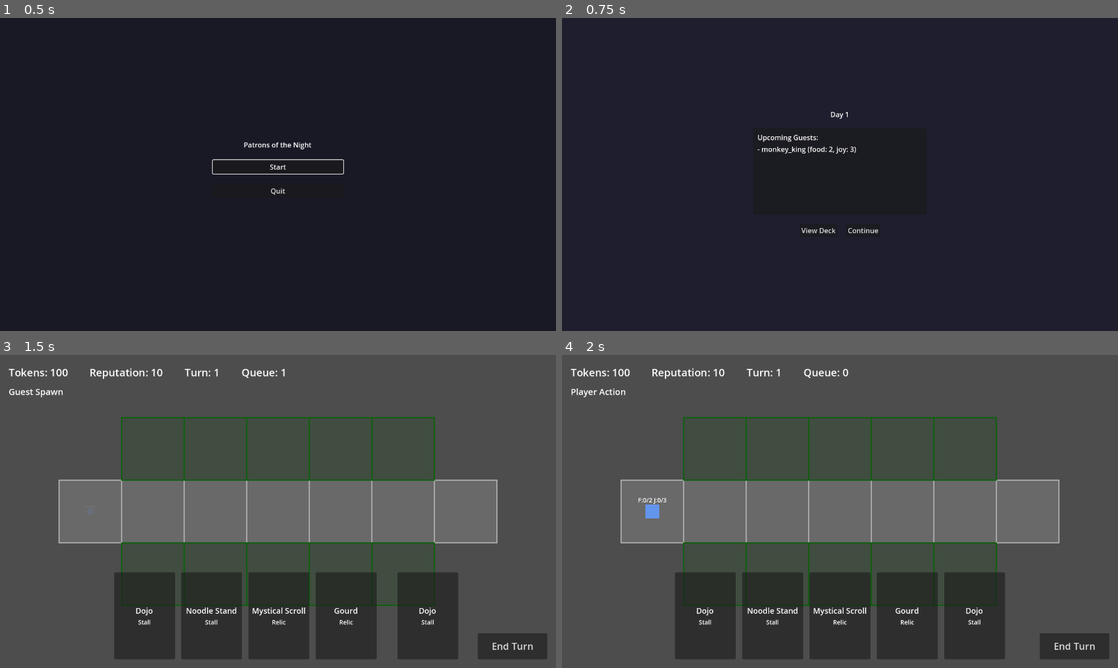
Above: before the commit, frames 1-4 (two rows, left to right).
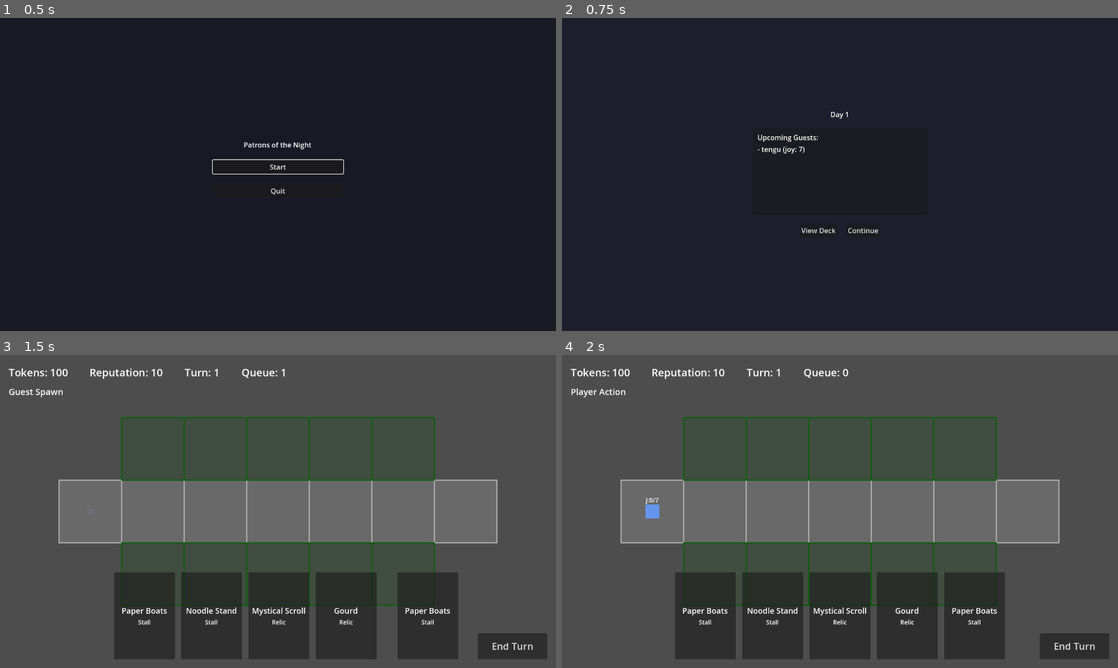
Above: after the commit, the same moments.

Repository: pernjie/tofu3
Game: Godot game, scene res://src/ui/screens/start/start_screen.tscn
Two runs of this game, one before a commit and one after it. Both use one fixed random seed, a clock stepped at 60 frames per second and the inputs below.
Inputs:
- Up to frame 1 (0.5 s): no input
- Up to frame 2 (0.75 s): click "Start" at 0.5 s
- Up to frame 3 (1.5 s): click "Continue" at 1.25 s
- Up to frame 4 (2 s): no input

Frame 1 is identical in both runs. In frame 2, 0.2% of the frame differs, in the area x 35-53%, y 41-44%; in frame 3, 0.2%; in frame 4, 0.2%, in the area x 13-79%, y 45-84%.

Commit message:
Add tengu boss

Diff:
--- a/data/guests/monkey_king.json
+++ b/data/guests/monkey_king.json
@@ -7,8 +7,8 @@
   "is_core_guest": true,
   "is_boss": true,
   "base_stats": {
-    "needs": { "food": 2, "joy": 3 },
-    "money": 6,
+    "needs": { "food": 3, "joy": 3 },
+    "money": 8,
     "movement_speed": 1
   },
   "skills": [
--- /dev/null
+++ b/data/guests/tengu.json
@@ -0,0 +1,19 @@
+{
+  "$schema": "./_schema.json",
+  "id": "tengu",
+  "display_name_key": "GUEST_TENGU_NAME",
+  "description_key": "GUEST_TENGU_DESC",
+  "rarity": "legendary",
+  "is_core_guest": true,
+  "is_boss": true,
+  "base_stats": {
+    "needs": { "joy": 7 },
+    "money": 7,
+    "movement_speed": 1
+  },
+  "skills": [
+    { "skill_id": "transform_need_on_fulfill", "parameters": { "trigger_need_type": "joy", "from_need_type": "joy", "to_need_type": "food" } },
+    { "skill_id": "transform_need_on_fulfill", "parameters": { "trigger_need_type": "food", "from_need_type": "food", "to_need_type": "joy" } }
+  ],
+  "tags": ["boss", "yokai"]
+}
--- a/data/heroes/night_vendor.json
+++ b/data/heroes/night_vendor.json
@@ -15,7 +15,7 @@
 
   "starting_deck": [
     { "card_id": "noodle_stand", "count": 2 },
-    { "card_id": "dojo", "count": 2 },
+    { "card_id": "paper_boats", "count": 2 },
     { "card_id": "gourd", "count": 1 },
     { "card_id": "mystical_scroll", "count": 1 }
   ],
--- a/data/levels/test_level.json
+++ b/data/levels/test_level.json
@@ -30,7 +30,7 @@
     {
       "id": "debug",
       "weight": 1000,
-      "guests": ["monkey_king"]
+      "guests": ["tengu"]
     },
     {
       "id": "hungry_rush",
--- /dev/null
+++ b/data/skills/transform_need_on_fulfill.json
@@ -0,0 +1,20 @@
+{
+  "$schema": "./_schema.json",
+  "id": "transform_need_on_fulfill",
+  "display_name_key": "SKILL_TRANSFORM_NEED_ON_FULFILL_NAME",
+  "description_key": "SKILL_TRANSFORM_NEED_ON_FULFILL_DESC",
+  "owner_types": ["guest"],
+  "trigger_type": "on_need_fulfilled",
+  "parameters": {
+    "trigger_need_type": { "type": "string", "default": "" },
+    "from_need_type": { "type": "string", "default": "" },
+    "to_need_type": { "type": "string", "default": "" }
+  },
+  "conditions": [
+    { "type": "need_type_check", "need_type": "{trigger_need_type}" }
+  ],
+  "effects": [
+    { "type": "transform_need", "from_need_type": "{from_need_type}", "to_need_type": "{to_need_type}" }
+  ],
+  "tags": ["transformation"]
+}
--- a/test/integration/test_on_need_fulfilled_skills.gd
+++ b/test/integration/test_on_need_fulfilled_skills.gd
@@ -114,3 +114,105 @@
 
 		assert_eq(BoardSystem.active_guests.size(), guest_count_before + 1,
 			"Clone should be able to clone itself")
+
+
+class TestTenguTransform:
+	extends "res://test/helpers/test_base.gd"
+
+	func test_joy_fulfillment_transforms_remaining_to_food():
+		var tengu = create_guest("tengu")
+		register_guest(tengu, Vector2i(1, 0))
+
+		assert_eq(tengu.get_remaining_need("joy"), 7,
+			"Should start with 7 joy needs")
+
+		# Fulfill 3 joy, then fire on_need_fulfilled
+		tengu.fulfill_need("joy", 3)
+
+		fire_for("on_need_fulfilled", TriggerContext.create("on_need_fulfilled") \
+			.with_guest(tengu).with_source(tengu) \
+			.with_need_type("joy").with_amount(3), [tengu])
+
+		assert_eq(tengu.get_remaining_need("joy"), 0,
+			"Joy needs should be 0 after transform")
+		assert_eq(tengu.get_remaining_need("food"), 4,
+			"Remaining 4 joy should have become food")
+
+	func test_food_fulfillment_transforms_remaining_to_joy():
+		var tengu = create_guest("tengu")
+		register_guest(tengu, Vector2i(1, 0))
+
+		# First: transform to food form
+		tengu.fulfill_need("joy", 3)
+		fire_for("on_need_fulfilled", TriggerContext.create("on_need_fulfilled") \
+			.with_guest(tengu).with_source(tengu) \
+			.with_need_type("joy").with_amount(3), [tengu])
+
+		# Now fulfill 2 food, fire on_need_fulfilled
+		tengu.fulfill_need("food", 2)
+
+		fire_for("on_need_fulfilled", TriggerContext.create("on_need_fulfilled") \
+			.with_guest(tengu).with_source(tengu) \
+			.with_need_type("food").with_amount(2), [tengu])
+
+		assert_eq(tengu.get_remaining_need("food"), 0,
+			"Food needs should be 0 after transform back")
+		assert_eq(tengu.get_remaining_need("joy"), 2,
+			"Remaining 2 food should have become joy")
+
+	func test_full_alternation_cycle():
+		var tengu = create_guest("tengu")
+		register_guest(tengu, Vector2i(1, 0))
+
+		# Cycle 1: fulfill 3 joy -> 4 food
+		tengu.fulfill_need("joy", 3)
+		fire_for("on_need_fulfilled", TriggerContext.create("on_need_fulfilled") \
+			.with_guest(tengu).with_source(tengu) \
+			.with_need_type("joy").with_amount(3), [tengu])
+		assert_eq(tengu.get_remaining_need("food"), 4, "Cycle 1: 4 food remaining")
+
+		# Cycle 2: fulfill 2 food -> 2 joy
+		tengu.fulfill_need("food", 2)
+		fire_for("on_need_fulfilled", TriggerContext.create("on_need_fulfilled") \
+			.with_guest(tengu).with_source(tengu) \
+			.with_need_type("food").with_amount(2), [tengu])
+		assert_eq(tengu.get_remaining_need("joy"), 2, "Cycle 2: 2 joy remaining")
+
+		# Cycle 3: fulfill all joy -> ascend-ready
+		tengu.fulfill_need("joy", 2)
+		fire_for("on_need_fulfilled", TriggerContext.create("on_need_fulfilled") \
+			.with_guest(tengu).with_source(tengu) \
+			.with_need_type("joy").with_amount(2), [tengu])
+
+		assert_true(tengu.are_all_needs_fulfilled(),
+			"Tengu should be fully fulfilled after complete cycle")
+
+	func test_no_transform_when_all_needs_fulfilled():
+		var tengu = create_guest("tengu")
+		register_guest(tengu, Vector2i(1, 0))
+
+		# Fulfill all 7 joy at once (overfulfill scenario)
+		tengu.fulfill_need("joy", 7)
+
+		fire_for("on_need_fulfilled", TriggerContext.create("on_need_fulfilled") \
+			.with_guest(tengu).with_source(tengu) \
+			.with_need_type("joy").with_amount(9), [tengu])
+
+		assert_eq(tengu.get_remaining_need("food"), 0,
+			"No food needs should appear when joy was fully fulfilled")
+		assert_true(tengu.are_all_needs_fulfilled(),
+			"Tengu should be fully fulfilled")
+
+	func test_initial_needs_updated_for_display():
+		var tengu = create_guest("tengu")
+		register_guest(tengu, Vector2i(1, 0))
+
+		tengu.fulfill_need("joy", 3)
+		fire_for("on_need_fulfilled", TriggerContext.create("on_need_fulfilled") \
+			.with_guest(tengu).with_source(tengu) \
+			.with_need_type("joy").with_amount(3), [tengu])
+
+		assert_eq(tengu.initial_needs.get("food", 0), 4,
+			"Initial food should reflect transformed amount for display")
+		assert_eq(tengu.initial_needs.get("joy", 0), 3,
+			"Initial joy should reflect only the already-fulfilled portion")
Not shown, added: docs/plans/2026-02-23-tengu-boss-design.md
